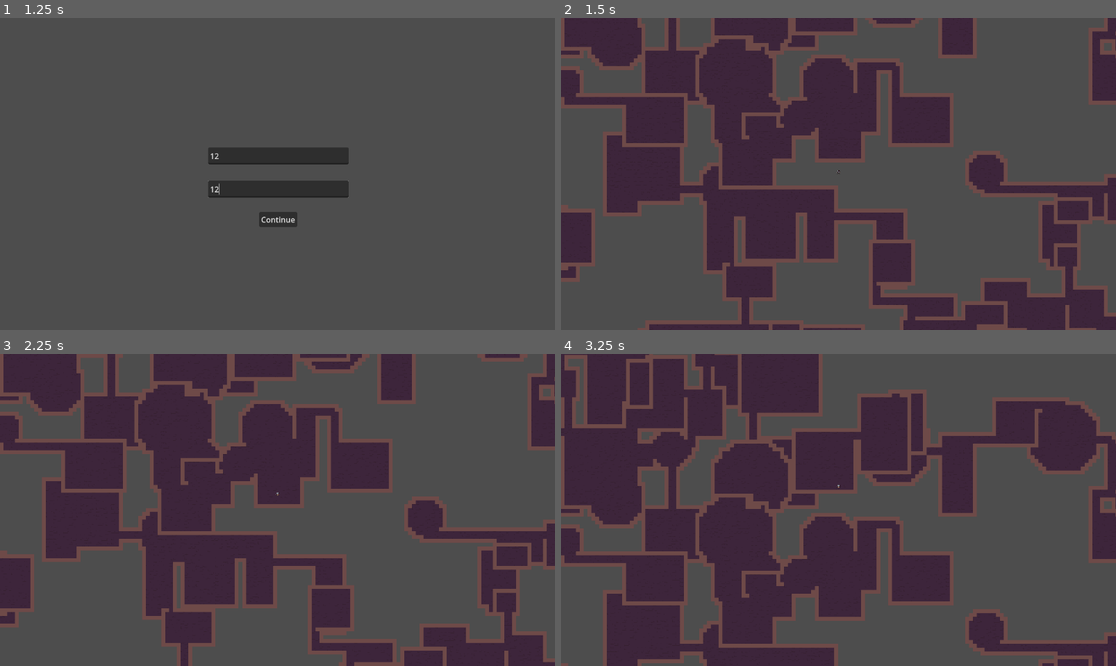
Above: before the commit, frames 1-4 (two rows, left to right).
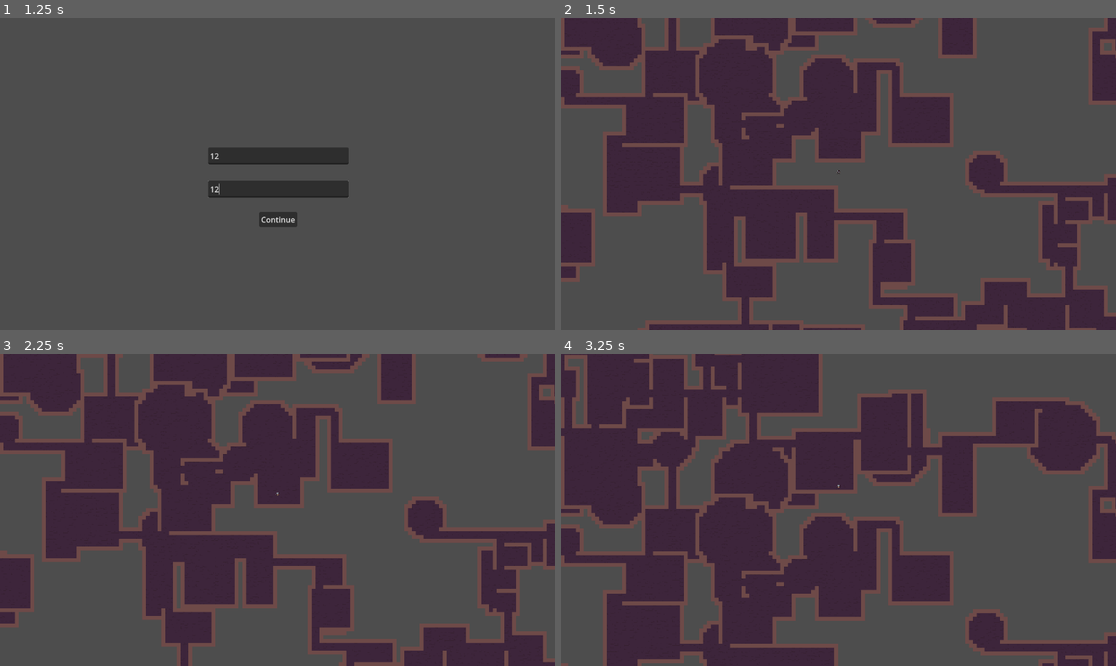
Above: after the commit, the same moments.

Repository: KSaB22/godot-game
Game: Godot game, scene res://scenes/main_menu.tscn
The game is run twice, just before and just after one commit, with the same random seed, the same clock (stepped at 60 frames per second) and the same inputs. This scene is started directly instead of the project's main scene.
Inputs (mouse positions are in pixels of both pictures, inside the frame that each line leads up to):
- Up to frame 1 (1.25 s): click (277, 155) at 0.52 s; type "12" at 0.6 s; click (277, 189) at 0.75 s; type "12" at 0.83 s
- Up to frame 2 (1.5 s): click "Continue" at 1.25 s
- Up to frame 3 (2.25 s): tap Enter at 2 s; hold Up (ui_up) from 2.03 s (still down)
- Up to frame 4 (3.25 s): keep holding Up (ui_up)

Frame 1 is identical in both runs. In frame 2, 0.3% of the frame differs, in the area x 0-100%, y 4-92%; in frame 3, 0.3%; in frame 4, 0.5%, in the area x 5-100%, y 0-98%.

Commit message:
half-fixed corridors

Diff:
--- a/scripts/level.gd
+++ b/scripts/level.gd
@@ -3,151 +3,193 @@
 enum Room_types {RECTANGLE, CIRCLE}
 enum Area_War {WIN, LOSE, COMBINE}
 
+const LAYER := 0
+const WALL_ATLAS := Vector2i(9, 6)
+
 var game_seed: int = 1234
 var level: int = 1
-var room_dic = {}
-var room_tiles = {}
+var room_dic := {}
+var room_tiles := {}
 @onready var level_tile_map: TileMap = $TileMap
 
-# Called when the node enters the scene tree for the first time.
 func _ready() -> void:
 	generate_level()
 
-
-# Called every frame. 'delta' is the elapsed time since the previous frame.
-func _process(delta: float) -> void:
+func _process(_delta: float) -> void:
 	pass
 
-func generate_level():
+func generate_level() -> void:
 	seed(game_seed)
-	var amount_of_rooms = 100 #randi_range(level*2 , 4 * level)
-	var level_size = Vector2i(180, 150)
+	var amount_of_rooms: int = 100 # randi_range(level*2 , 4 * level)
+	var level_size := Vector2i(180, 150)
+
 	level_tile_map.clear()
+	room_dic.clear()
+	room_tiles.clear()
+
 	print(amount_of_rooms)
 	for i in range(amount_of_rooms):
 		generate_room(i, level_size)
 	generate_walls()
 	connect_rooms()
 
-func generate_room(i: int, level_size: Vector2i):
+# --- helpers -------------------------------------------------------
+
+func place_wall_at(p: Vector2i) -> void:
+	level_tile_map.set_cell(LAYER, p, 0, WALL_ATLAS)
+	# If this position was owned by a room, remove it from both maps
+	if room_tiles.has(p):
+		var rid: int = room_tiles[p]
+		room_tiles.erase(p)
+		if room_dic.has(rid) and room_dic[rid].has("tiles"):
+			room_dic[rid]["tiles"].erase(p)
+
+func add_floor_tile(this_coords: Vector2i, i: int) -> void:
+	# Ownership
+	room_tiles[this_coords] = i
+	if room_dic.has(i):
+		if not room_dic[i].has("tiles"):
+			room_dic[i]["tiles"] = []
+		if this_coords not in room_dic[i]["tiles"]:
+			room_dic[i]["tiles"].append(this_coords)
+
+	# Visual (random floor)
+	var tileset_picker := Vector2i(randi_range(6, 9), randi_range(0, 2))
+	level_tile_map.set_cell(LAYER, this_coords, 0, tileset_picker)
+
+func handle_war(this_coords: Vector2i, i: int) -> int:
+	# this_coords is guaranteed in room_tiles before calling handle_war
+	var j: int = room_tiles[this_coords]
+	if i == j:
+		return i
+
+	# Initialize relation if missing
+	if not room_dic[i]["war_with"].has(j):
+		var war_result: int = randi_range(1, 3)
+		room_dic[i]["war_with"][j] = Area_War.WIN if war_result == 1 else Area_War.LOSE if war_result == 2 else Area_War.COMBINE
+		if room_dic.has(j):
+			if not room_dic[j].has("war_with"):
+				room_dic[j]["war_with"] = {}
+			room_dic[j]["war_with"][i] = Area_War.LOSE if war_result == 1 else Area_War.WIN if war_result == 2 else Area_War.COMBINE
+
+		if war_result == 1:
+			print("Room ", i, " vs Room ", j, " → WIN")
+		elif war_result == 2:
+			print("Room ", i, " vs Room ", j, " → LOSE")
+		else:
+			print("Room ", i, " vs Room ", j, " → COMBINE")
+
+	var res: int = room_dic[i]["war_with"][j]
+	match res:
+		Area_War.LOSE:
+			return i
+		Area_War.WIN:
+			add_floor_tile(this_coords, i)
+			return i
+		Area_War.COMBINE:
+			var low_id: int = i if i < j else j
+			var high_id: int = j if i < j else i
+
+			if room_dic.has(high_id) and room_dic.has(low_id):
+				var high_tiles: Array = room_dic[high_id]["tiles"]
+				var low_tiles: Array = room_dic[low_id]["tiles"]
+				for tile in high_tiles:
+					if tile not in low_tiles:
+						low_tiles.append(tile)
+						room_tiles[tile] = low_id
+				room_dic.erase(high_id)
+			return low_id
+
+	return i # fallback
+
+# --- generation ----------------------------------------------------
+
+func generate_room(i: int, level_size: Vector2i) -> void:
 	room_dic[i] = {
-		"type" = Room_types.RECTANGLE if randf() < 0.8 else Room_types.CIRCLE,
-		"tiles" = [],
-		"war_with" = {},
-		"center" = Vector2i(0,0)
+		"type": Room_types.RECTANGLE if randf() < 0.8 else Room_types.CIRCLE,
+		"tiles": [],
+		"war_with": {},
+		"center": Vector2i.ZERO
 	}
-	var origin_x = randi_range(-level_size[0] / 2, level_size[0] / 2)
-	var origin_y = randi_range(-level_size[1] / 2, level_size[1] / 2)
+
+	var origin_x: int = randi_range(-level_size.x / 2, level_size.x / 2)
+	var origin_y: int = randi_range(-level_size.y / 2, level_size.y / 2)
 	room_dic[i]["center"] = Vector2i(origin_x, origin_y)
 
 	if room_dic[i]["type"] == Room_types.RECTANGLE:
-		var length = randi_range(5, 20)
-		var height = randi_range(5, 20)
+		var length: int = randi_range(5, 20)
+		var height: int = randi_range(5, 20)
 		for x in range(length):
 			for y in range(height):
-				var thiscoords = Vector2i(x + origin_x, y + origin_y)
+				var thiscoords: Vector2i = Vector2i(x + origin_x, y + origin_y)
 				if not room_tiles.has(thiscoords):
 					add_floor_tile(thiscoords, i)
 				else:
-					i = handle_war(thiscoords,i)
+					i = handle_war(thiscoords, i)
 
 	elif room_dic[i]["type"] == Room_types.CIRCLE:
-		var radius = randi_range(3, 10)
-		var center = Vector2i(origin_x, origin_y)
+		var radius: int = randi_range(3, 10)
+		var center: Vector2i = Vector2i(origin_x, origin_y)
 		for x in range(center.x - radius, center.x + radius + 1):
 			for y in range(center.y - radius, center.y + radius + 1):
-				var dist_sq = (x - center.x) * (x - center.x) + (y - center.y) * (y - center.y)
+				var dist_sq: int = (x - center.x) * (x - center.x) + (y - center.y) * (y - center.y)
 				if dist_sq < radius * radius:
-					var thiscoords = Vector2i(x, y)
+					var thiscoords: Vector2i = Vector2i(x, y)
 					if not room_tiles.has(thiscoords):
-						add_floor_tile(thiscoords,i)
+						add_floor_tile(thiscoords, i)
 					else:
-						i = handle_war(thiscoords,i)
-
-	# Add walls around the room
-	var directions = [
+						i = handle_war(thiscoords, i)
+
+	# Add walls *around this room only*
+	var directions: Array[Vector2i] = [
 		Vector2i(-1, -1), Vector2i(0, -1), Vector2i(1, -1),
 		Vector2i(-1,  0),                  Vector2i(1,  0),
 		Vector2i(-1,  1), Vector2i(0,  1), Vector2i(1,  1)
 	]
-	for tile in room_tiles.keys():
+	for tile in room_dic[i]["tiles"]:
 		for dir in directions:
-			var neighbor = tile + dir
+			var neighbor: Vector2i = tile + dir
 			if not room_tiles.has(neighbor):
-				level_tile_map.set_cell(0, neighbor, 0, Vector2i(9, 6))
-
-func add_floor_tile(this_coords, i):
-	room_dic[i]["tiles"].append(this_coords)
-	room_tiles[this_coords] = i
-	var tileset_picker = Vector2i(randi_range(6, 9), randi_range(0, 2))
-	level_tile_map.set_cell(0, this_coords, 0, tileset_picker)
-
-func handle_war(this_coords, i):
-	var j = room_tiles[this_coords]
-	if i == j:
-		return i
-	if not room_dic[i]["war_with"].has(j):
-		var war_result = randi_range(1,3)
-		room_dic[i]["war_with"][j] = Area_War.WIN if war_result == 1 else Area_War.LOSE if war_result == 2 else Area_War.COMBINE
-		room_dic[j]["war_with"][i] = Area_War.LOSE if war_result == 1 else Area_War.WIN if war_result == 2 else Area_War.COMBINE
-		if war_result == 1:
-			print("Room ",i, " vs Room ",j," → WIN")
-		elif war_result == 2:
-			print("Room ",i, " vs Room ",j," → LOSE")
-		else:
-			print("Room ",i, " vs Room ",j," → COMBINE")
-
-	if room_dic[i]["war_with"][j] == Area_War.LOSE:
-		return i
-	if room_dic[i]["war_with"][j] == Area_War.WIN:
-		add_floor_tile(this_coords, i)
-		return i
-	if room_dic[i]["war_with"][j] == Area_War.COMBINE:
-		var low_id = i if i < j else j
-		var high_id = j if i < j else i
-		var high_tiles = room_dic[high_id]["tiles"]
-		var low_tiles = room_dic[low_id]["tiles"]
-		# Move all tiles to the low_id room
-		for tile in high_tiles:
-			if not tile in low_tiles:
-				low_tiles.append(tile)
-				room_tiles[tile] = low_id  # Update tile ownership
-
-		# Optionally clear the merged room if you don't need it anymore
-		room_dic.erase(high_id)
-		return low_id
-
-func generate_walls():
-	var directions = [
+				place_wall_at(neighbor)
+
+func generate_walls() -> void:
+	var directions: Array[Vector2i] = [
 		Vector2i(-1, -1), Vector2i(0, -1), Vector2i(1, -1),
 		Vector2i(-1,  0),                  Vector2i(1,  0),
 		Vector2i(-1,  1), Vector2i(0,  1), Vector2i(1,  1)
 	]
 
-	for tile in room_tiles.keys():
+	# Iterate over a snapshot of keys to avoid mutation issues while placing walls
+	var keys_snapshot: Array = room_tiles.keys()
+	for tile in keys_snapshot:
+		# tile must exist, but re-check because earlier writes may have changed things
+		if not room_tiles.has(tile):
+			continue
+
 		for dir in directions:
-			var neighbor = tile + dir
+			var neighbor: Vector2i = tile + dir
 
 			# Neighbor is outside all rooms — add a wall
 			if not room_tiles.has(neighbor):
-				level_tile_map.set_cell(0, neighbor, 0, Vector2i(9, 6))
-				continue
-
-			var my_room = room_tiles[tile]
-			var their_room = room_tiles[neighbor]
+				place_wall_at(neighbor)
+				continue
+
+			var my_room: int = room_tiles[tile]
+			var their_room: int = room_tiles[neighbor]
 
 			if my_room == their_room:
-				continue  # Skip if same room
-
-			# Validate data before accessing war result
+				continue  # same room, no border wall
+
+			# Validate we have war data
 			if not room_dic.has(my_room) or not room_dic.has(their_room):
 				continue
-
-			if not room_dic[my_room].has("war_with") or not room_dic[my_room]["war_with"].has(their_room):
-				continue
-
-			var result = room_dic[my_room]["war_with"][their_room]
-			var loser = -1
+			if not room_dic[my_room].has("war_with"):
+				continue
+			if not room_dic[my_room]["war_with"].has(their_room):
+				continue
+
+			var result: int = room_dic[my_room]["war_with"][their_room]
+			var loser := -1
 
 			match result:
 				Area_War.WIN:
@@ -155,32 +197,39 @@
 				Area_War.LOSE:
 					loser = my_room
 				Area_War.COMBINE:
-					continue  # No wall between merged rooms
-
-			# Place wall on the losing room's tile
-			if room_tiles[neighbor] == loser:
-				level_tile_map.set_cell(0, neighbor, 0, Vector2i(9, 6))
-
-func connect_rooms():
-	var connected = []
-	var unconnected = room_dic.keys()
-	if unconnected.size() == 0:
+					continue  # merged; no border wall
+
+			# Place wall on the losing room's tile — but only if neighbor still mapped
+			if room_tiles.has(neighbor) and room_tiles[neighbor] == loser:
+				place_wall_at(neighbor)
+
+# --- corridors -----------------------------------------------------
+
+func connect_rooms() -> void:
+	var connected: Array = []
+	var unconnected: Array = room_dic.keys()
+	if unconnected.is_empty():
 		return
-	room_dic[-1]= {
-		"tiles" = []
-	}
+
+	# Bucket for corridors
+	room_dic[-1] = {"tiles": [], "center": Vector2i.ZERO, "war_with": {}}
+
 	connected.append(unconnected.pop_front())
 
-	while unconnected.size() > 0:
-		var closest_dist = INF
-		var from_id = -1
-		var to_id = -1
+	while not unconnected.is_empty():
+		var closest_dist := INF
+		var from_id := -1
+		var to_id := -1
 
 		for cid in connected:
-			var c_center = room_dic[cid]["center"]
+			if not room_dic.has(cid):
+				continue
+			var c_center: Vector2i = room_dic[cid]["center"]
 			for uid in unconnected:
-				var u_center = room_dic[uid]["center"]
-				var dist = c_center.distance_to(u_center)
+				if not room_dic.has(uid):
+					continue
+				var u_center: Vector2i = room_dic[uid]["center"]
+				var dist: float = float(c_center.distance_to(u_center))
 				if dist < closest_dist:
 					closest_dist = dist
 					from_id = cid
@@ -191,54 +240,46 @@
 			connected.append(to_id)
 			unconnected.erase(to_id)
 
-func create_corridor(from: Vector2i, to: Vector2i, room_id: int):
-	var current = from
+func create_corridor(from: Vector2i, to: Vector2i, room_id: int) -> void:
+	var current := from
 
 	# Horizontal movement
 	while current.x != to.x:
-		var step = sign(to.x - current.x)
+		var step: int = sign(to.x - current.x)
 		current.x += step
 		dig_corridor_tile(current, room_id, "horizontal")
 
 	# Vertical movement
 	while current.y != to.y:
-		var step = sign(to.y - current.y)
+		var step: int = sign(to.y - current.y)
 		current.y += step
 		dig_corridor_tile(current, room_id, "vertical")
 
-func dig_corridor_tile(pos: Vector2i, room_id: int, direction: String):
-	var floor_offsets := []
-
-	# Widen perpendicular to direction
+func dig_corridor_tile(pos: Vector2i, _room_id: int, direction: String) -> void:
+	var floor_offsets: Array[Vector2i] = []
+
+	# 2-wide corridor, widen perpendicular to direction
 	if direction == "horizontal":
 		floor_offsets = [Vector2i(0, 0), Vector2i(0, 1)]  # vertical widening
 	elif direction == "vertical":
 		floor_offsets = [Vector2i(0, 0), Vector2i(1, 0)]  # horizontal widening
 
-	# Place floor tiles
+	# Place floor tiles (use corridor bucket -1)
 	for offset in floor_offsets:
-		var tile = pos + offset
+		var tile: Vector2i = pos + offset
 		if not room_tiles.has(tile):
 			add_floor_tile(tile, -1)
 
-	# Compute proper wall offsets
-	var wall_offsets := []
-
-	if direction == "horizontal":
-		# We are stepping horizontally (corridor is 2 tiles tall)
-		wall_offsets = [ Vector2i(0, -1), Vector2i(0,  1)]
-	elif direction == "vertical":
-		# We are stepping vertically (corridor is 2 tiles wide)
-		wall_offsets = [Vector2i(-1,  0),Vector2i(1,  0)]
-	wall_offsets = [
+	# 8-neighborhood walls around corridor strip
+	var wall_offsets: Array[Vector2i] = [
 		Vector2i(-1, -1), Vector2i(0, -1), Vector2i(1, -1),
 		Vector2i(-1,  0),                  Vector2i(1,  0),
 		Vector2i(-1,  1), Vector2i(0,  1), Vector2i(1,  1)
 	]
-	# Place walls if tile isn't already floor
+
 	for offset in floor_offsets:
-		var tile = pos + offset
+		var tile2: Vector2i = pos + offset
 		for dir in wall_offsets:
-			var neighbor = tile + dir
+			var neighbor: Vector2i = tile2 + dir
 			if not room_tiles.has(neighbor):
-				level_tile_map.set_cell(0, neighbor, 0, Vector2i(9, 6))
+				place_wall_at(neighbor)
